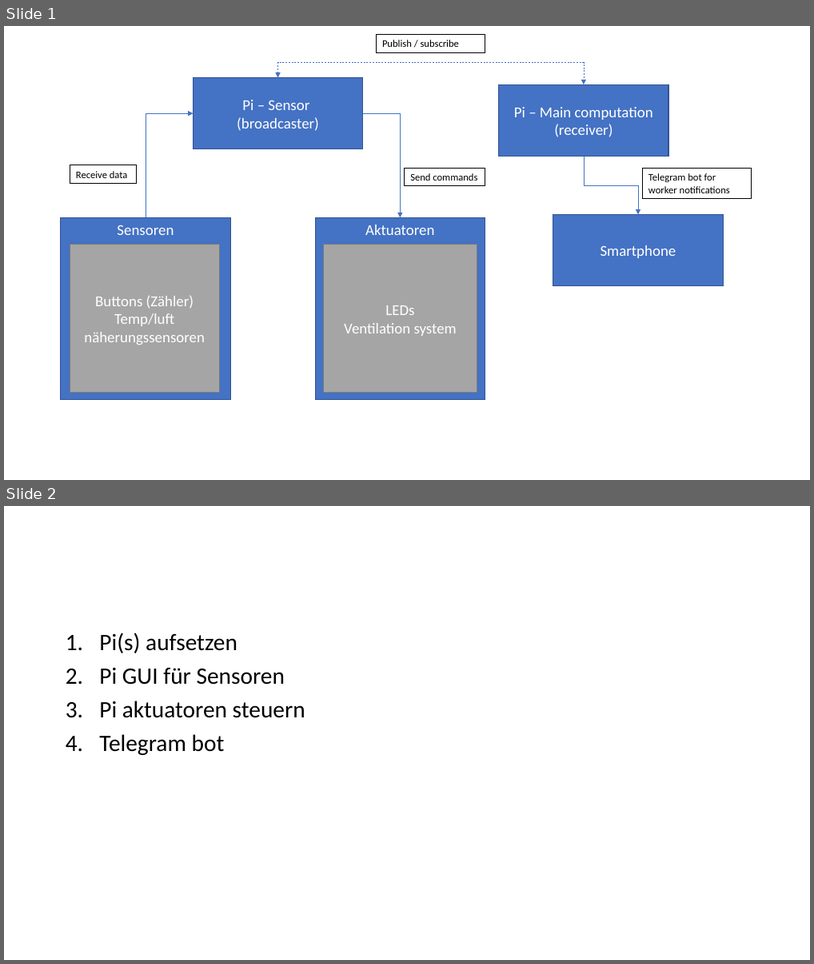
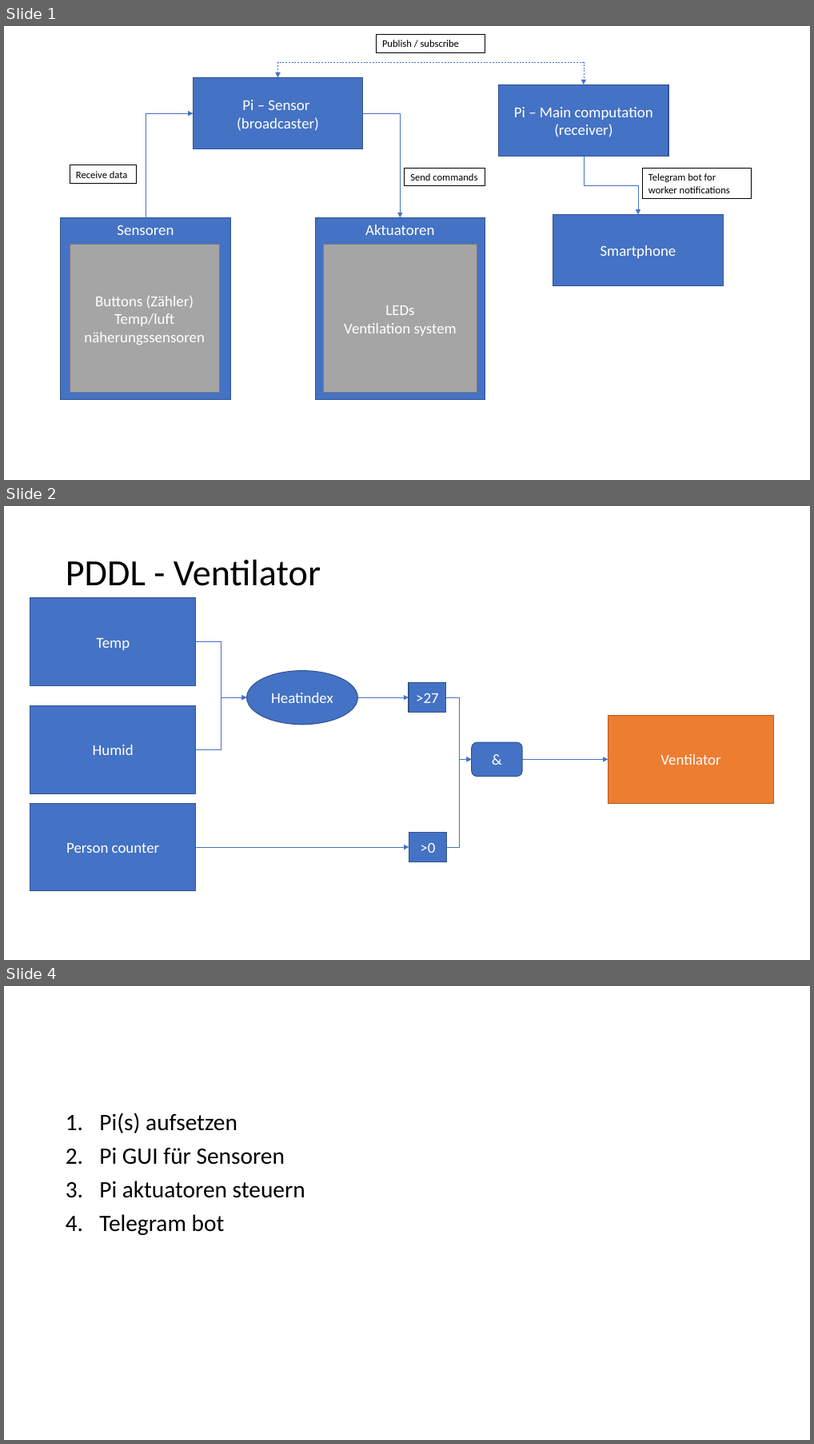
Before and after one commit to Stunkymonkey/Iot-university, a slide deck: overview.pptx. Shown one above the other, each under a label of ours: slides 1 and 2 before the commit, slides 1, 2 and 4 after it; the slides between them are not shown. The pictures are 814x964 and 814x1444 pixels, drawn with LibreOffice and Linux fonts; fonts in the diff are those of the drawing. Boxes give left, top, right and bottom in pixels: in the first picture for what was removed or moved away, otherwise in the second. Text is boxed around its words. In the diff, an @@ line names an element or a change of style, - is before the commit and + after.

```diff
--- a/overview.pptx
+++ b/overview.pptx
@@ slide 2 added at (4, 506, 810, 960), background #FFFFFF @@
@@ title added at (66, 560, 321, 586), 44 pt, text #000000 @@
+PDDL - Ventilator
@@ rectangle added at (30, 598, 196, 686), fill #4472C4, outline #325491 1 pt, 18 pt, text #FFFFFF @@
+Temp
@@ elbow arrow added from (196, 641) to (247, 697), #4472C4 0.5 pt @@
@@ ellipse added at (247, 671, 358, 724), fill #4472C4, outline #325491 1 pt, 18 pt, text #FFFFFF @@
+Heatindex
@@ elbow arrow added from (196, 750) to (247, 697), #4472C4 0.5 pt @@
@@ arrow added from (358, 697) to (409, 697), #4472C4 0.5 pt @@
@@ rectangle added at (409, 683, 446, 712), fill #4472C4, outline #325491 1 pt, 18 pt, text #FFFFFF @@
+>27
@@ elbow arrow added from (446, 697) to (472, 760), #4472C4 0.5 pt @@
@@ rectangle added at (30, 706, 196, 793), fill #4472C4, outline #325491 1 pt, 18 pt, text #FFFFFF @@
+Humid
@@ rectangle added at (608, 716, 774, 803), fill #ED7D31, outline #AF5C24 1 pt, 18 pt, text #FFFFFF @@
+Ventilator
@@ rounded rectangle added at (472, 742, 522, 776), fill #4472C4, outline #325491 1 pt, 18 pt, text #FFFFFF @@
+&
@@ elbow arrow added from (447, 847) to (472, 760), #4472C4 0.5 pt @@
@@ arrow added from (522, 760) to (608, 760), #4472C4 0.5 pt @@
@@ rectangle added at (30, 803, 196, 891), fill #4472C4, outline #325491 1 pt, 18 pt, text #FFFFFF @@
+Person counter
@@ rectangle added at (410, 832, 447, 862), fill #4472C4, outline #325491 1 pt, 18 pt, text #FFFFFF @@
+>0
@@ arrow added from (196, 847) to (410, 847), #4472C4 0.5 pt @@
@@ what was slide 2 is now slide 4 @@
```
Also in this commit, not shown: 1 other slide added, 2 other files.
